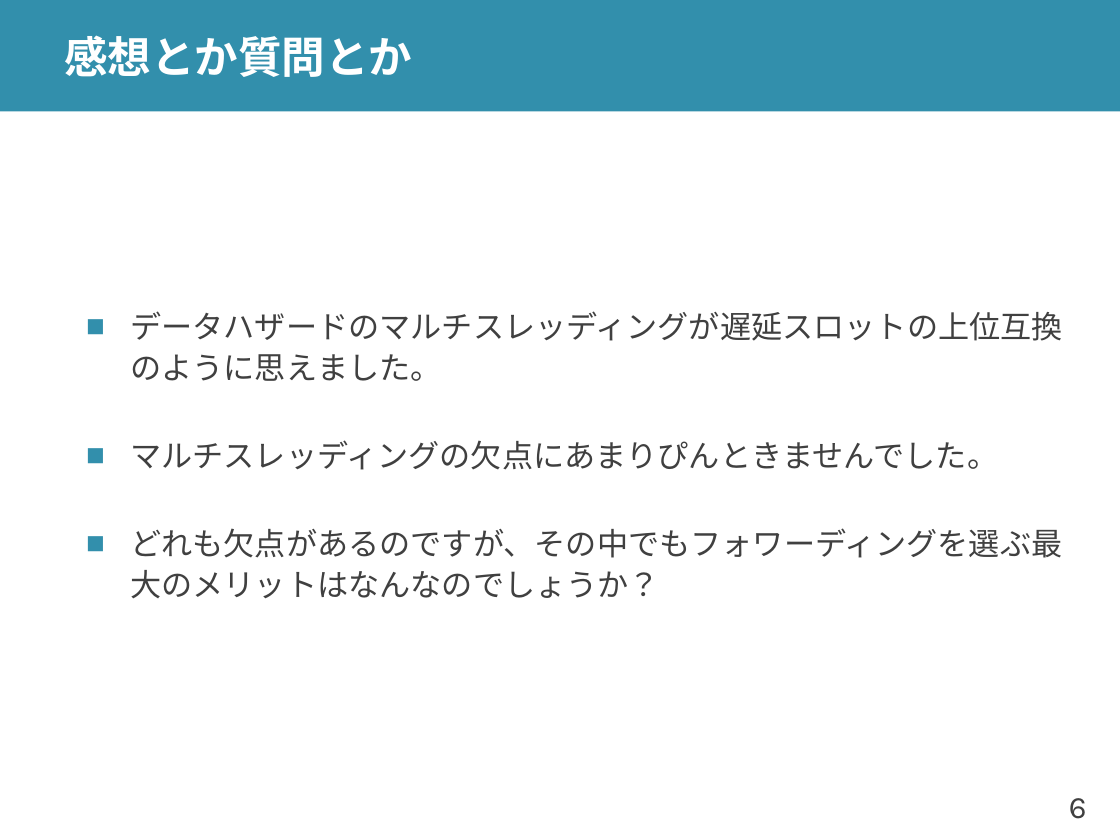
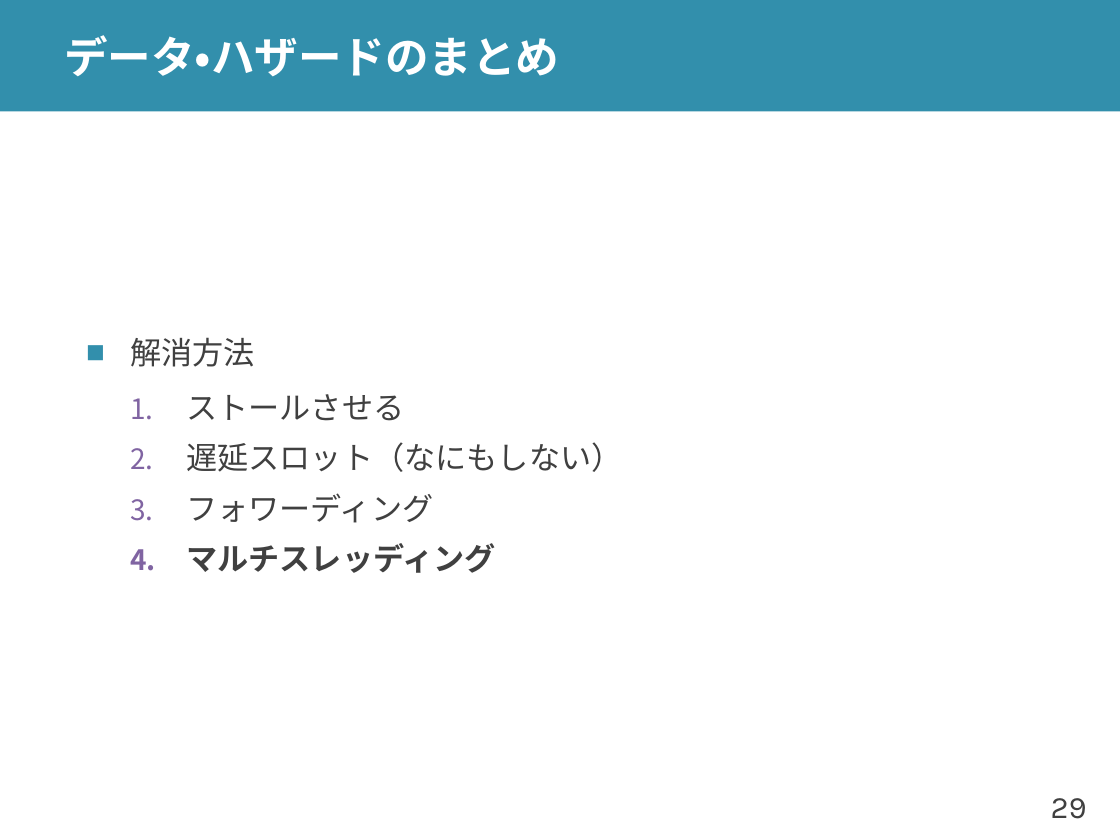
Before and after one commit to shioyadan/advanced-computer-organization, a slide deck: slide 29 of aco-shioya-05.pptx (slide 6 before the commit). Drawn at 1120x840 pixels with LibreOffice and Linux fonts; fonts in the diff are those of the drawing. Boxes give left, top, right and bottom in pixels: in the first picture for what was removed or moved away, otherwise in the second. Text is boxed around its words. In the diff, an @@ line names an element or a change of style, - is before the commit and + after.

Commit message:
第4回でおわらなかった非構造ハザードを次の回に移動

```diff
--- a/aco-shioya-05.pptx
+++ b/aco-shioya-05.pptx
@@ title at (x1=64, y1=35, x2=559, y2=77): text changed @@
-感想とか質問とか
+データ・ハザードのまとめ
@@ text at (x1=130, y1=337, x2=622, y2=573): text changed @@
-■ データハザードのマルチスレッディングが遅延スロットの上位互換のように思えました。
-■ マルチスレッディングの欠点にあまりぴんときませんでした。
-■ どれも欠点があるのですが、その中でもフォワーディングを選ぶ最大のメリットはなんなのでしょうか？
+■ 解消方法
+  1. ストールさせる
+  2. 遅延スロット（なにもしない）
+  3. フォワーディング
+  4. マルチスレッディング
@@ page number at (x1=1051, y1=798, x2=1087, y2=819): text changed @@
-6
+29
```
Also in this commit, not shown: 7 other slides changed, 30 slides added, 7 slides removed, 3 other files.
